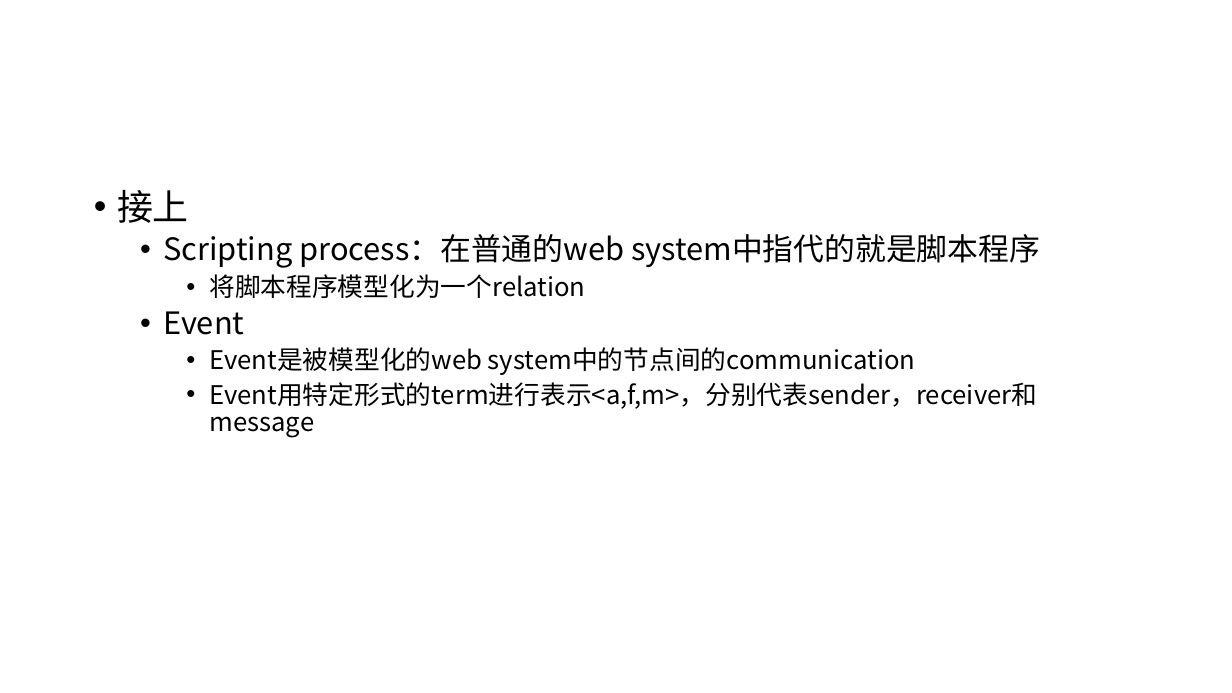
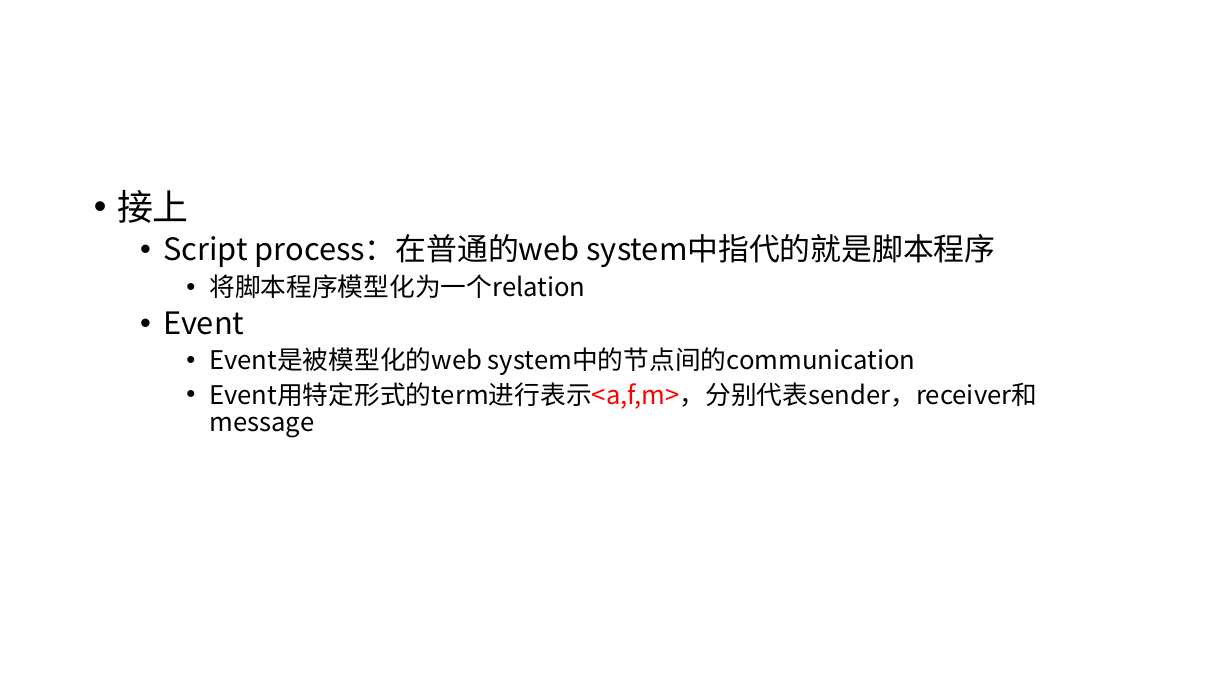
Before and after one commit to cqguo/OIDC-latex, a slide deck: slide 4 of other files/appendix说明.pptx. Drawn at 1232x693 pixels with LibreOffice and Linux fonts; fonts in the diff are those of the drawing. Boxes give left, top, right and bottom in pixels: in the first picture for what was removed or moved away, otherwise in the second. Text is boxed around its words. In the diff, an @@ line names an element or a change of style, - is before the commit and + after.

```diff
--- a/other files/appendix说明.pptx
+++ b/other files/appendix说明.pptx
@@ text at box(163, 234, 996, 267): text changed @@
-  • Scripting process：在普通的web system中指代的就是脚本程序
+  • Script process：在普通的web system中指代的就是脚本程序
@@ text at box(209, 382, 1037, 409): text colour #000000 to #FF0000 in "Event用特定形式的term进行表示<a,f,m>，分别代表sender，receiver和message" @@
```
Also in this commit, not shown: 6 other slides changed, 2 slides added, 2 other files.
